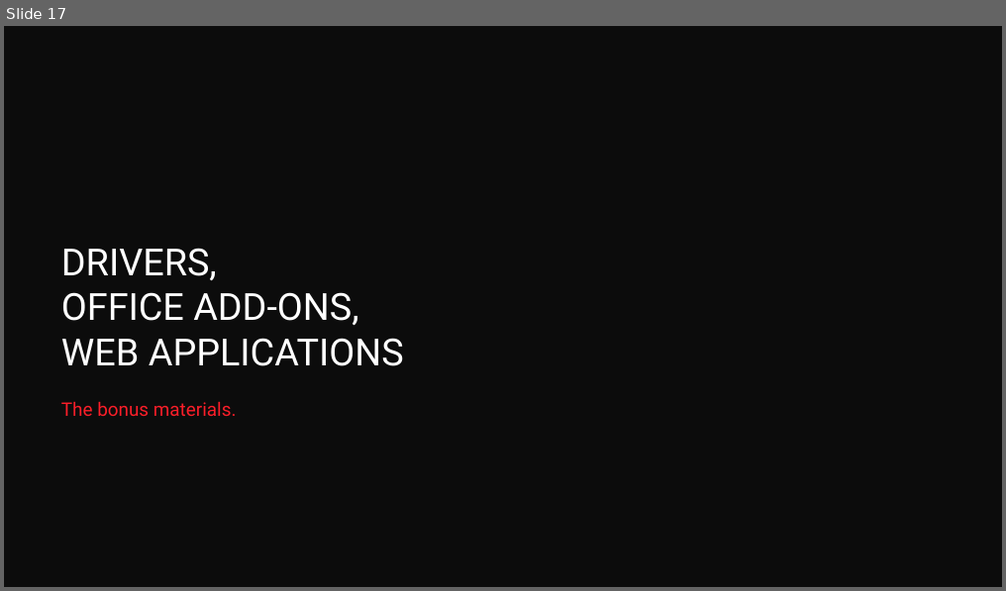
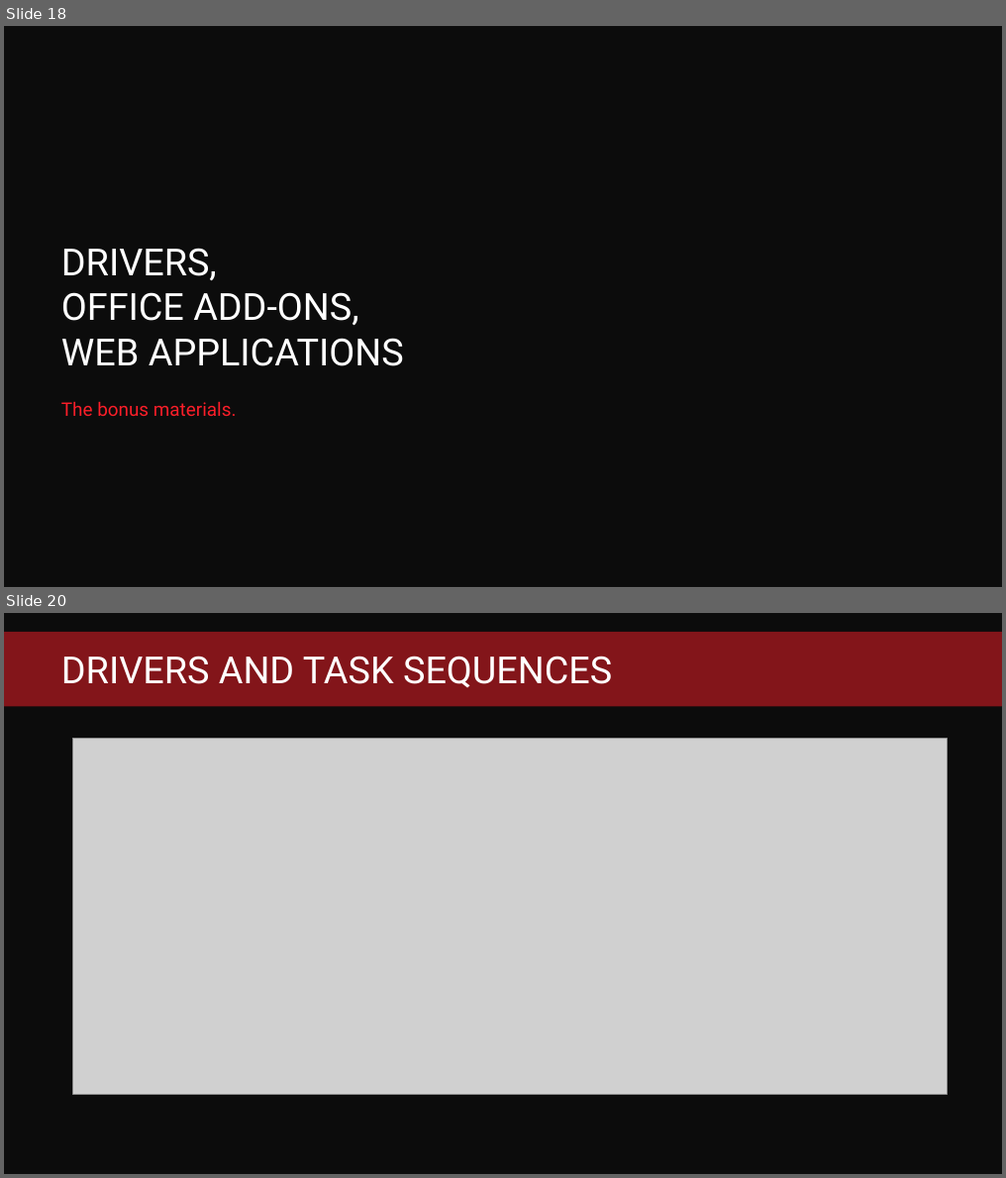
Before and after one commit to fredbainbridge/WindowsUpgradeReadiness, a slide deck: MMS 2017 - Windows Upgrade Readiness.pptx. Shown one above the other, each under a label of ours: slide 17 before the commit, slides 18 and 20 after it; the slides between them are not shown. The pictures are 1006x591 and 1006x1178 pixels, drawn with LibreOffice and Linux fonts; fonts in the diff are those of the drawing; grey boxes stand for pictures; background and template pictures are left out. Boxes give left, top, right and bottom in pixels: in the first picture for what was removed or moved away, otherwise in the second. Text is boxed around its words. In the diff, an @@ line names an element or a change of style, - is before the commit and + after.

Commit message:
added driver details

```diff
--- a/MMS 2017 - Windows Upgrade Readiness.pptx
+++ b/MMS 2017 - Windows Upgrade Readiness.pptx
@@ slide 20 added at box(4, 613, 1002, 1174), background #0C0C0C @@
@@ rectangle added at box(4, 632, 1002, 707), fill #FB1E29 at 50% opacity @@
@@ title added at box(61, 656, 612, 688), 36 pt, text #FFFFFF @@
+DRIVERS AND TASK SEQUENCES
@@ picture added at box(73, 738, 946, 1094) @@
@@ what was slide 17 is now slide 18 @@
```
Also in this commit, not shown: 5 slides changed, 4 other slides added.
